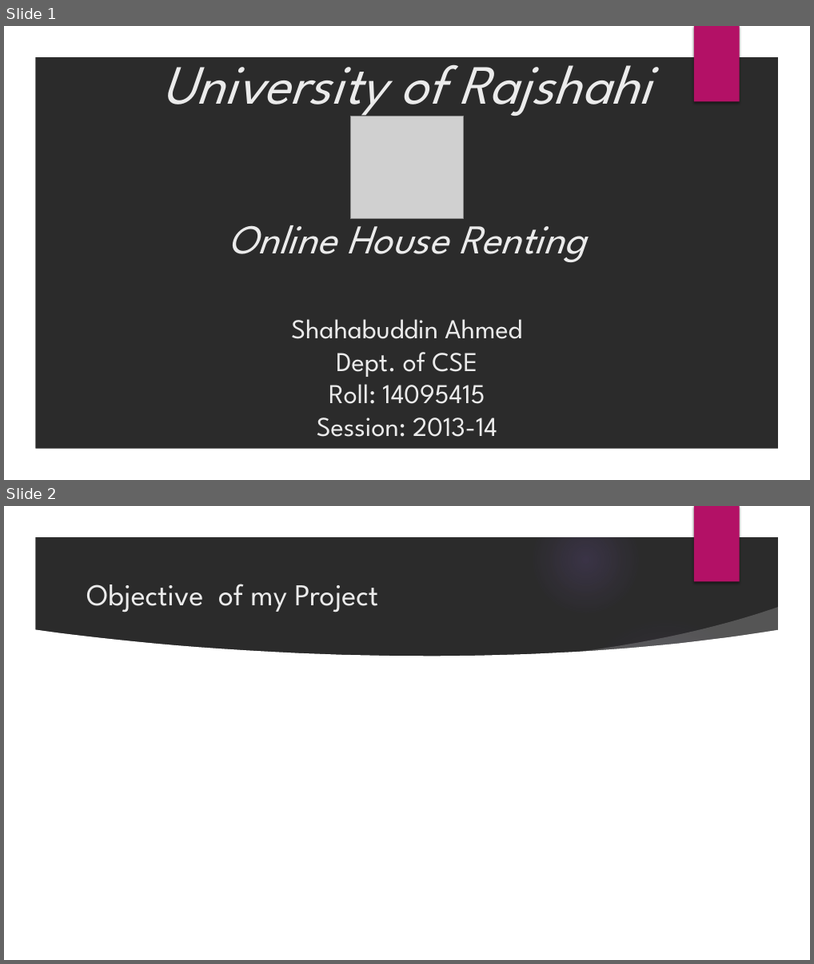
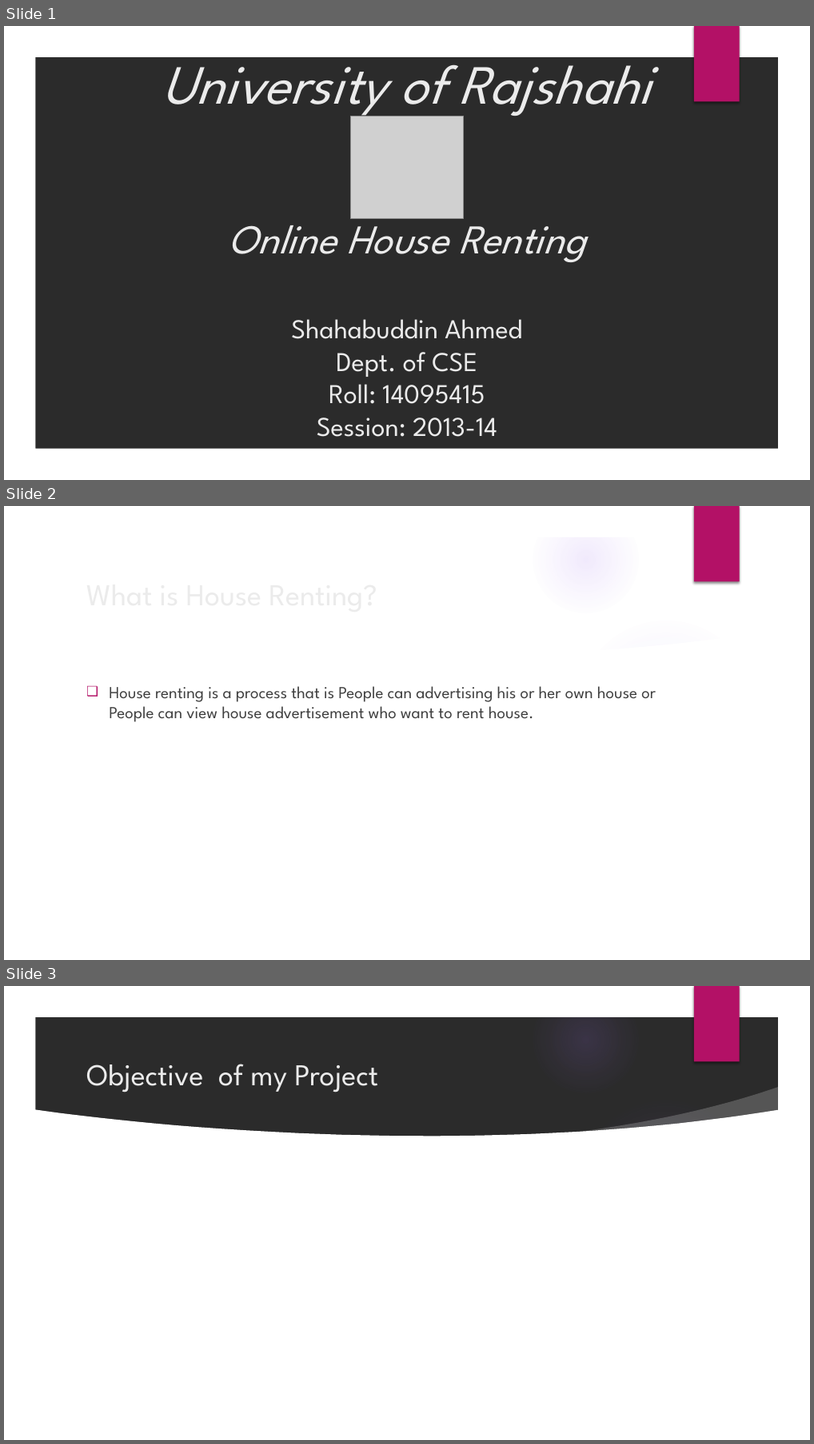
Before and after one commit to ShahabuddinAhmed/Presentation, a slide deck: HouseRenting.pptx. Shown one above the other, each under a label of ours: slides 1 and 2 before the commit, slides 1, 2 and 3 after it. The pictures are 814x964 and 814x1444 pixels, drawn with LibreOffice and Linux fonts; fonts in the diff are those of the drawing; grey boxes stand for pictures; background and template pictures are left out; a plain dark background stands for a picture behind light text. Boxes give left, top, right and bottom in pixels: in the first picture for what was removed or moved away, otherwise in the second. Text is boxed around its words. In the diff, an @@ line names an element or a change of style, - is before the commit and + after.

Commit message:
houserent definition is added

```diff
--- a/HouseRenting.pptx
+++ b/HouseRenting.pptx
@@ slide 2 added at <box>4,506,810,960</box>, background picture (left out); not listed: 9 template elements that a slide beside it also shows @@
@@ title added at <box>80,570,660,616</box>, 36 pt, text #EBEBEB @@
+What is House Renting?
@@ text added at <box>109,686,656,722</box>, 20 pt, text #404040 @@
+❑ House renting is a process that is People can advertising his or her own house or People can view house advertisement who want to rent house.
@@ what was slide 2 is now slide 3 @@
```
Also in this commit, not shown: 1 other slide added, 1 slide removed.
